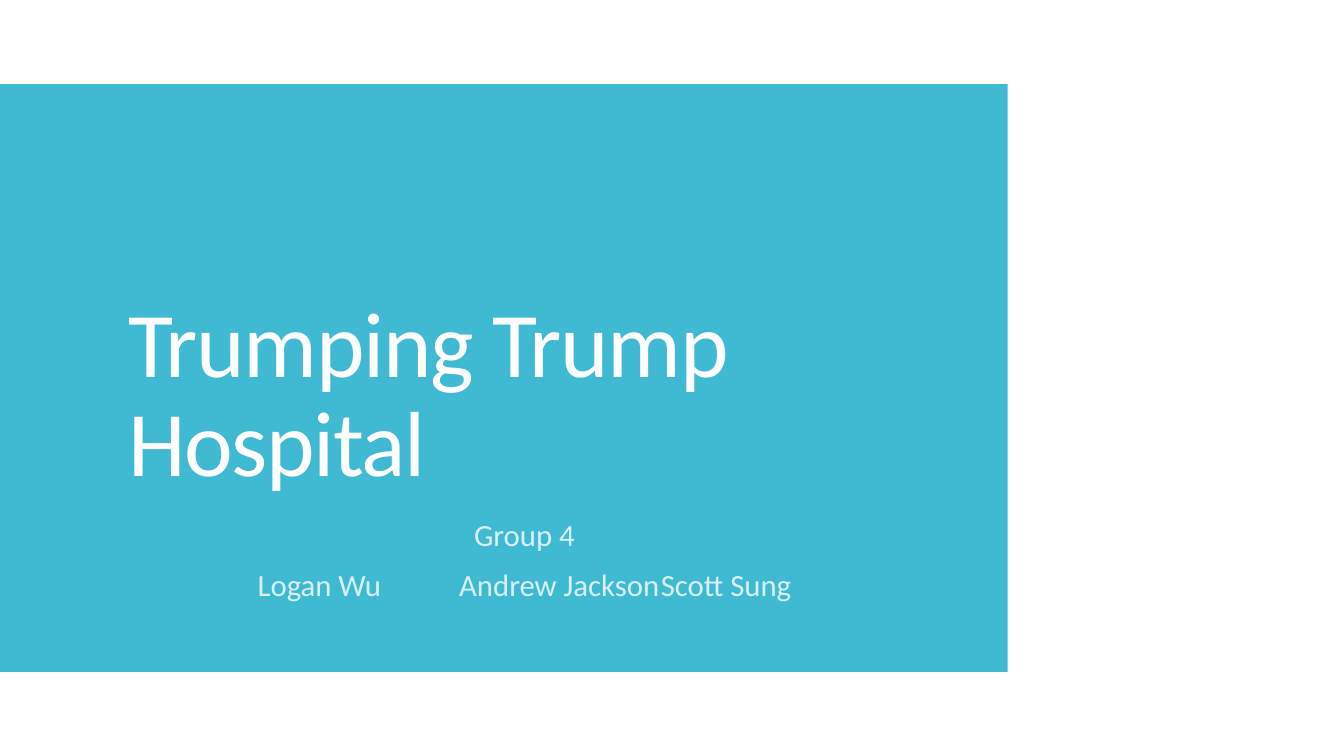
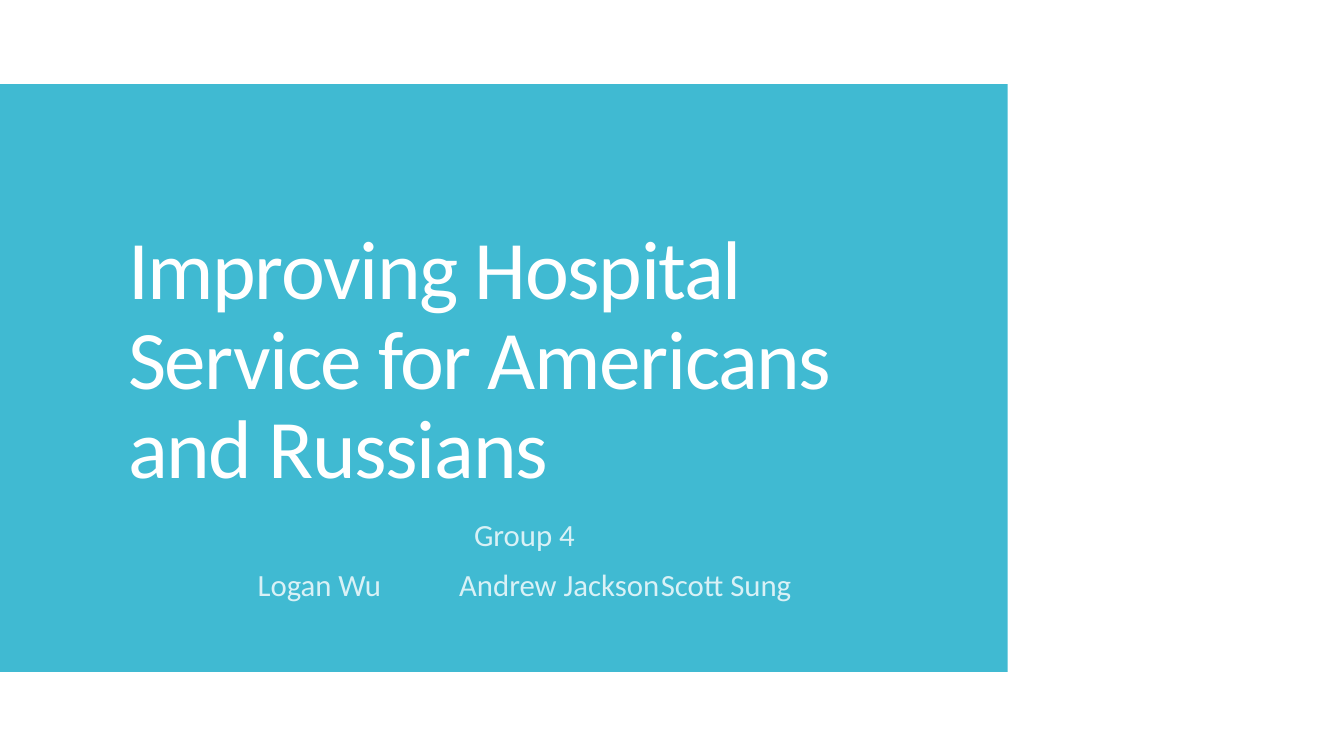
Before and after one commit to loganbwu/ENGSCI-355-Project-1, a slide deck: slide 1 of Presentation/Presentation.pptx. Drawn at 1344x756 pixels with LibreOffice and Linux fonts; fonts in the diff are those of the drawing; background and template pictures are left out. Boxes give left, top, right and bottom in pixels: in the first picture for what was removed or moved away, otherwise in the second. Text is boxed around its words. In the diff, an @@ line names an element or a change of style, - is before the commit and + after.

```diff
--- a/Presentation/Presentation.pptx
+++ b/Presentation/Presentation.pptx
@@ title at box(128, 241, 832, 479): text changed; size 66 to 59.4 pt @@
-Trumping Trump Hospital
+Improving Hospital Service for Americans and Russians
```
Also in this commit, not shown: 1 other slide changed, 6 slides added, 1 slide removed, 1 other file.
